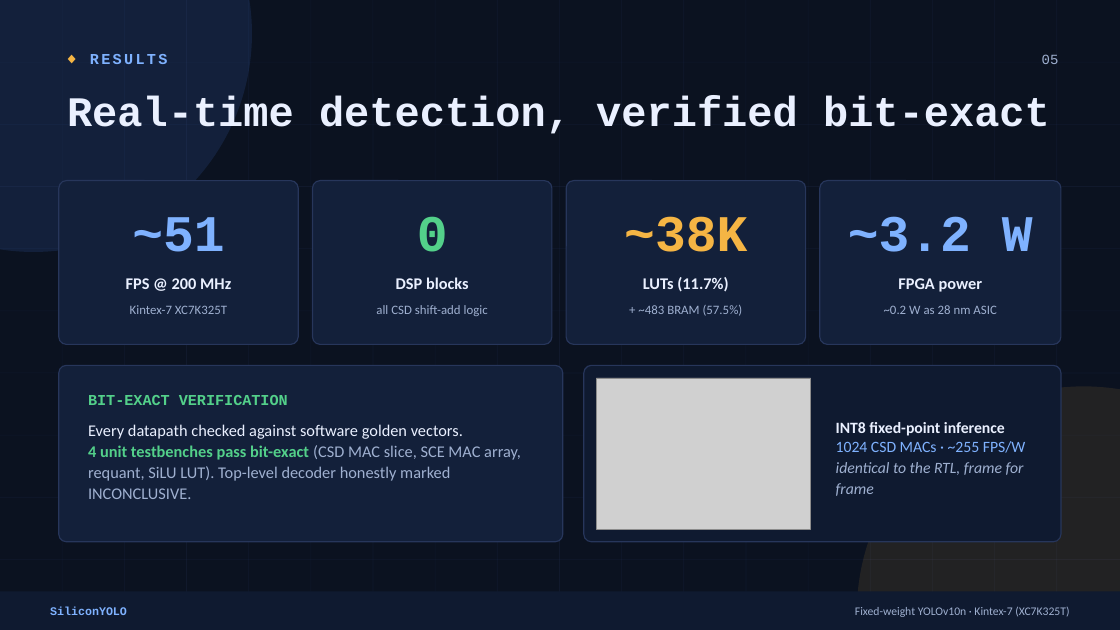
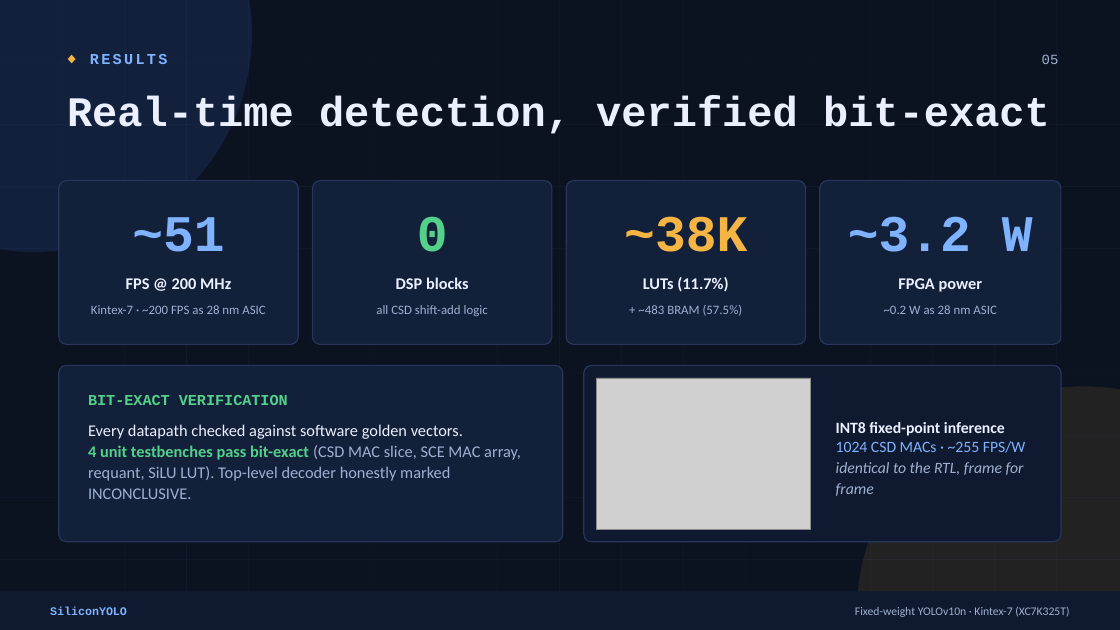
Before and after one commit to kejiwuxian/SiliconYOLO, a slide deck: slide 6 of docs/SiliconYOLO_pitch.pptx. Drawn at 1120x630 pixels with LibreOffice and Linux fonts; fonts in the diff are those of the drawing; grey boxes stand for pictures. Boxes give left, top, right and bottom in pixels: in the first picture for what was removed or moved away, otherwise in the second. Text is boxed around its words. In the diff, an @@ line names an element or a change of style, - is before the commit and + after.

```diff
--- a/docs/SiliconYOLO_pitch.pptx
+++ b/docs/SiliconYOLO_pitch.pptx
@@ text at [91, 305, 265, 314]: text changed @@
-Kintex-7 XC7K325T
+Kintex-7 · ~200 FPS as 28 nm ASIC
```
Also in this commit, not shown: 2 other slides changed, 5 other files.
